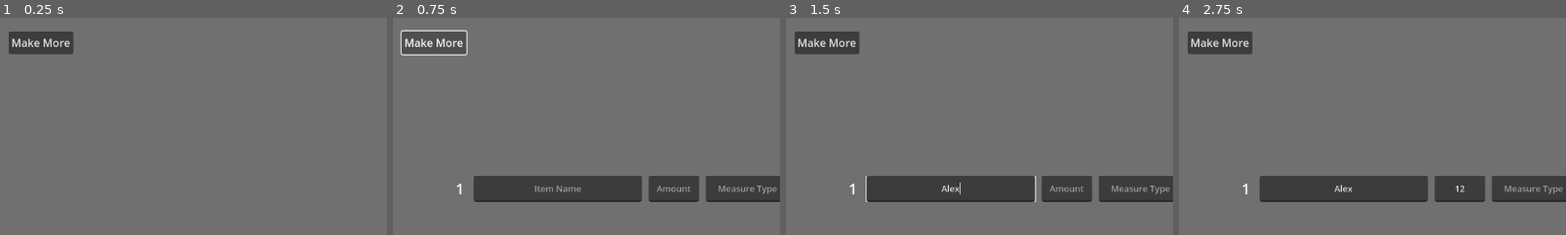
Above: before the commit, frames 1-4 (left to right).
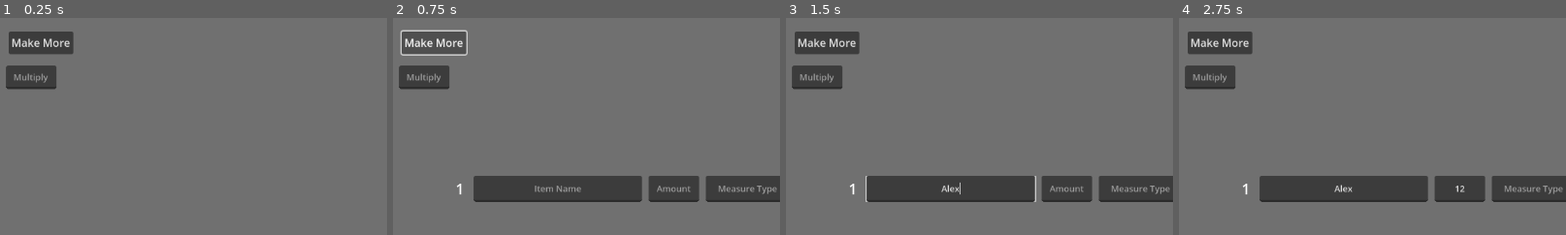
Above: after the commit, the same moments.

Repository: magicono43/Godot-4_Recipe-Assist-Tool
Game: Godot game, scene res://Scenes/Second_Scene.tscn
Same seed, same stepped clock (60 frames per second), same inputs: the game is played once before the commit and once after it. The project has no main scene, so this scene is started directly.
Inputs (mouse positions are % of the whole screen's width and height, from its top left):
- Up to frame 1 (0.25 s): no input
- Up to frame 2 (0.75 s): click "Make More" at 0.5 s
- Up to frame 3 (1.5 s): click (21, 39) at 1.27 s; type "Alex" at 1.35 s
- Up to frame 4 (2.75 s): click (36, 39) at 1.5 s; type "12" at 1.58 s; click (46, 39) at 1.73 s; type "12" at 1.82 s; click (55, 39) at 2.02 s; type "12" at 2.1 s
The pictures show only the part of the screen within x 0-50%, y 0-50%; the shares and areas given below are measured in that part.

The runs differ from the first frame. In frame 1, 1.3% of the frame differs, in the area x 1-15%, y 21-34%; in frame 2, 1.3%; in frame 3, 1.3%; in frame 4, 1.3%.

Commit message:
Removed Unneeded Scripts And Work On Multiplier, 10/8/2025
Removed Unneeded Scripts And Work On Multiplier, 10/8/2025.

Diff:
--- a/Scenes/Second_Scene.tscn
+++ b/Scenes/Second_Scene.tscn
@@ -1,5 +1,6 @@
-[gd_scene load_steps=4 format=3 uid="uid://pecxyc3bvhtk"]
+[gd_scene load_steps=5 format=3 uid="uid://pecxyc3bvhtk"]
 
+[ext_resource type="Script" uid="uid://cc28gxlbjnx4o" path="res://Scripts/CustomMultiplierLineEdit.gd" id="2_2wqj3"]
 [ext_resource type="Script" uid="uid://dgx67plur6gwl" path="res://Scripts/v_box_container.gd" id="2_rax0c"]
 [ext_resource type="Script" uid="uid://lfw1syq4vi07" path="res://Scripts/panel.gd" id="3_voar6"]
 [ext_resource type="Script" uid="uid://2cdcouskxypr" path="res://Scripts/AutoCompleteResults.gd" id="4_2wqj3"]
@@ -30,10 +31,21 @@
 action_mode = 0
 text = "Make More"
 
+[node name="LineEdit" type="LineEdit" parent="."]
+custom_minimum_size = Vector2(75, 35)
+layout_mode = 0
+offset_left = 9.0
+offset_top = 71.0
+offset_right = 84.0
+offset_bottom = 106.0
+script = ExtResource("2_2wqj3")
+
 [node name="Panel" type="Panel" parent="."]
 layout_mode = 0
-offset_right = 40.0
-offset_bottom = 40.0
+offset_left = 1.0
+offset_top = 3.0
+offset_right = 76.0
+offset_bottom = 43.0
 script = ExtResource("3_voar6")
 
 [node name="VBoxContainer" type="VBoxContainer" parent="Panel"]
--- a/Scripts/AutoCompleteResults.gd
+++ b/Scripts/AutoCompleteResults.gd
@@ -4,11 +4,15 @@
 var measureTypes: Array[String] = ["Milliliters", "Teaspoons", "Tablespoons", "Cups"]
 var itemDensities: Array[float] = []
 
+var multiplierNode: LineEdit = null
+
 func _ready() -> void:
 	var parent = get_parent()
 	parent.child_text_changed_forwarded.connect(_on_child_text_changed_forwarded)
 	parent.ready_to_fill_result_box_forwarded.connect(_on_ready_to_fill_result_box_forwarded)
 	itemNames = IngredientDB.get_all_ingred_names()
+	multiplierNode = get_node("../../LineEdit")
+	multiplierNode.text_changed_extended.connect(_on_multiplier_text_changed_forwarded)
 
 func _on_child_text_changed_forwarded(new_text: String, parentNode: Node, source: Node):
 	get_parent().visible = false
@@ -70,4 +74,15 @@
 		var itemQuantity: float = float(parentNode.textEntryRefs[1].text)
 		var measureType: String = parentNode.textEntryRefs[2].text
 		if resultBox != null:
-			resultBox.text = str(IngredientDB.volume_to_grams(IngredientDB.get_density(itemName), itemQuantity, measureType))
+			var multiValue: float = 1.0
+			if multiplierNode.text != "": multiValue = float(multiplierNode.text)
+			var baseValue: float = float(str(IngredientDB.volume_to_grams(IngredientDB.get_density(itemName), itemQuantity, measureType)))
+			resultBox.text = str(baseValue * multiValue)
+
+func _on_multiplier_text_changed_forwarded(new_text: String, multiNode: LineEdit):
+	## Work on this next time, basically have all the "results" boxes
+	## get updated based on the current value of the multiplier LineEdit Node
+	## I will likely have to loop through all of those current ingredient
+	## entries that have the "resultBoxReadyToFill" as true, then update
+	## their result boxes based on that, or something.
+	pass
--- /dev/null
+++ b/Scripts/CustomMultiplierLineEdit.gd
@@ -0,0 +1,45 @@
+extends LineEdit
+
+signal text_changed_extended(new_text: String, source: Node)
+
+var _tag: String = ""
+
+var tag: String:
+	get:
+		return _tag
+	set(value):
+		_tag = value
+
+var allow_regex: RegEx
+var _last_valid_text: String = ""
+
+func _init():
+	placeholder_text = "Multiply"
+	alignment = HORIZONTAL_ALIGNMENT_CENTER
+	size_flags_horizontal = Control.SIZE_SHRINK_CENTER
+	add_theme_font_size_override("font_size", 13)
+
+func _ready():
+	tag = "Multiplier"
+	text_changed.connect(_on_text_changed)
+	_last_valid_text = text
+	set_allow_regex("^[0-9]*\\.?[0-9]*$")
+
+func _on_text_changed(new_text: String):
+	if allow_regex:
+		# check if whole string matches pattern
+		var res = allow_regex.search(new_text)
+		# Or use compile + match entirely
+		if res == null or res.get_string() != new_text:
+			# it's not valid, revert to old text or filter
+			text = _last_valid_text
+			caret_column = text.length() # keep caret at end
+			return
+	_last_valid_text = new_text
+	emit_signal("text_changed_extended", new_text, self)
+
+func set_allow_regex(pattern: String):
+	allow_regex = RegEx.new()
+	var err = allow_regex.compile(pattern)
+	if err != OK:
+		printerr("Bad regex pattern: ", pattern)
--- a/Scripts/SearchBox.gd
+++ /dev/null
@@ -1,65 +0,0 @@
-extends Control
-class_name SearchBox
-
-var line_edit: LineEdit
-var popup: PopupMenu
-
-var options = ["Flour", "White Sugar", "Brown Sugar", "Salt", "Butter", "Baking Soda"]
-
-func _init() -> void:
-	# Configure container
-	custom_minimum_size = Vector2(250, 35)
-	size_flags_horizontal = Control.SIZE_SHRINK_CENTER
-
-	# Create LineEdit (the input box)
-	line_edit = LineEdit.new()
-	line_edit.placeholder_text = "Type Here 1"
-	line_edit.alignment = HORIZONTAL_ALIGNMENT_CENTER
-	line_edit.custom_minimum_size = Vector2(250, 35)
-	line_edit.size_flags_horizontal = Control.SIZE_SHRINK_CENTER
-	line_edit.add_theme_font_size_override("font_size", 13)
-	add_child(line_edit)
-
-	# Create PopupMenu (the dropdown list)
-	popup = PopupMenu.new()
-	add_child(popup)
-
-	# Connect signals
-	line_edit.text_changed.connect(_on_text_changed)
-	popup.id_pressed.connect(_on_item_selected)
-
-
-func _on_text_changed(new_text: String) -> void:
-	popup.clear()
-	if new_text.strip_edges() == "":
-		popup.hide()
-		return
-
-	# Add items that match text
-	for opt in options:
-		if opt.to_lower().begins_with(new_text.to_lower()):
-			popup.add_item(opt)
-
-	if popup.item_count > 0:
-		show_popup()
-		line_edit.grab_focus()
-	else:
-		popup.hide()
-
-
-func show_popup():
-	# Get global position of LineEdit
-	var pos = line_edit.get_global_position()
-	# Place popup just below the LineEdit
-	pos.y += line_edit.size.y
-
-	popup.set_position(pos)
-	popup.reset_size()
-	#popup.popup()
-	popup.show()
-
-
-func _on_item_selected(id: int) -> void:
-	line_edit.text = popup.get_item_text(id)
-	popup.hide()
-	line_edit.grab_focus()
--- a/Scripts/new_script.gd
+++ /dev/null
@@ -1,66 +0,0 @@
-extends Control
-class_name SearchBox2
-
-var line_edit: LineEdit
-var dropdown: Panel
-var results_container: VBoxContainer
-
-# Example list of items to "autocomplete"
-var items = ["Apple", "Apricot", "Banana", "Blackberry", "Blueberry", "Cherry", "Date"]
-
-func _init():
-	# Create LineEdit
-	line_edit = LineEdit.new()
-	line_edit.placeholder_text = "Search..."
-	line_edit.text_changed.connect(_on_text_changed)
-	line_edit.gui_input.connect(_on_lineedit_gui_input)
-	add_child(line_edit)
-
-	# Create dropdown panel (hidden by default)
-	dropdown = Panel.new()
-	dropdown.visible = false
-	add_child(dropdown)
-
-	# Container for results
-	results_container = VBoxContainer.new()
-	dropdown.add_child(results_container)
-
-
-func _on_text_changed(new_text: String):
-	_update_results(new_text)
-
-
-func _update_results(query: String):
-	for child in results_container.get_children():
-		child.queue_free()
-
-	if query == "":
-		dropdown.visible = false
-		return
-
-	var matches = items.filter(func(item): return query.to_lower() in item.to_lower())
-
-	if matches.size() == 0:
-		dropdown.visible = false
-		return
-
-	# Build result list
-	for match in matches:
-		var btn = Button.new()
-		btn.text = match
-		btn.focus_mode = Control.FOCUS_NONE  # don't steal LineEdit focus
-		btn.pressed.connect(func(): _on_result_pressed(match))
-		results_container.add_child(btn)
-
-	dropdown.visible = true
-
-
-func _on_result_pressed(match: String):
-	line_edit.text = match
-	dropdown.visible = false
-
-
-func _on_lineedit_gui_input(event):
-	# Hide dropdown if Esc is pressed
-	if event is InputEventKey and event.pressed and event.keycode == KEY_ESCAPE:
-		dropdown.visible = false
--- a/Scripts/v_box_container.gd
+++ b/Scripts/v_box_container.gd
@@ -78,12 +78,6 @@
 	arrow_buttons_container.add_child(move_down_button)
 	move_down_button.pressed.connect(_on_change_order_pressed.bind(move_down_button, false))
 
-	## Add an up and down arrow button here, somehow. Maybe even
-	## use another V-Box Container node to have 2 buttons, one
-	## for the up arrow and one for the down. When either of those
-	## are clicked, move the children up or down in the main
-	## V-Box container parent, or something like that.
-
 	var button_1 = Button.new() # Remove Entry Button
 	button_1.text = "X"
 	button_1.name = "RemoveButton"
Not shown, added: Scripts/CustomMultiplierLineEdit.gd.uid
Not shown, removed: Scripts/SearchBox.gd.uid
Not shown, removed: Scripts/new_script.gd.uid
